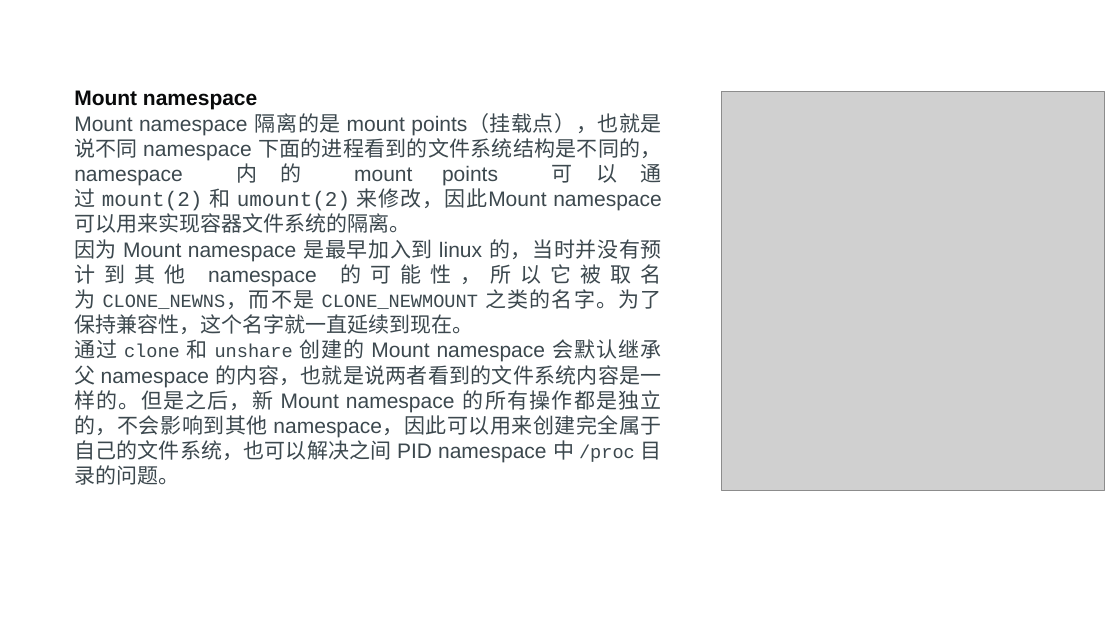
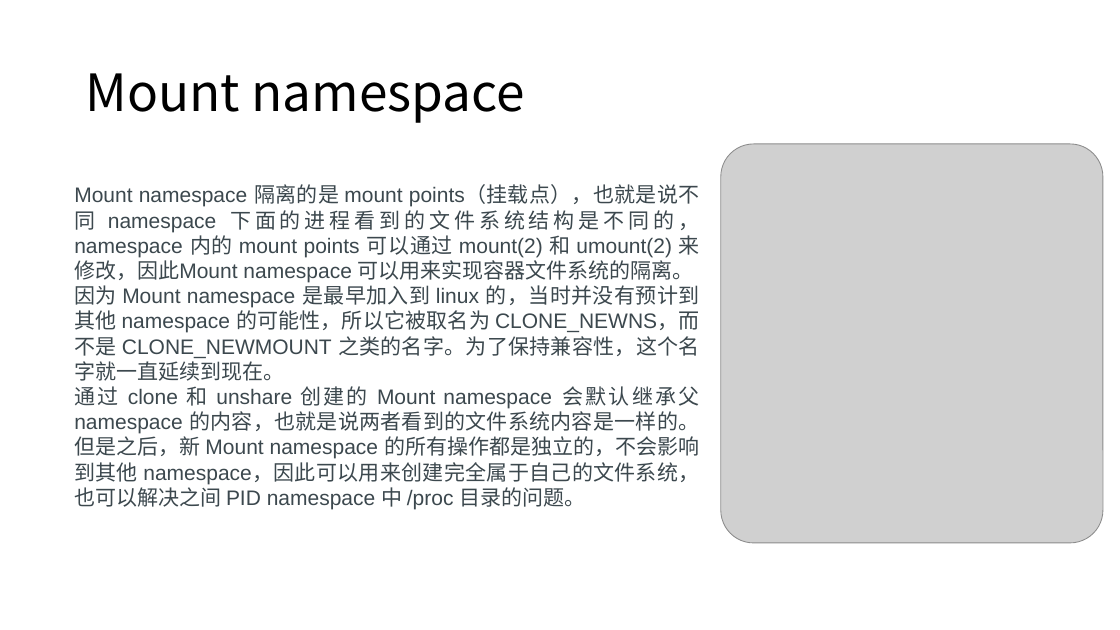
Before and after one commit to axzxs2001/Asp.NetCoreExperiment, a slide deck: slide 9 of Asp.NetCoreExperiment/kubernetes/kubernetes.pptx (slide 7 before the commit). Drawn at 1120x630 pixels with LibreOffice and Linux fonts; fonts in the diff are those of the drawing; grey boxes stand for pictures; background and template pictures are left out. Boxes give left, top, right and bottom in pixels: in the first picture for what was removed or moved away, otherwise in the second. Text is boxed around its words. In the diff, an @@ line names an element or a change of style, - is before the commit and + after.

```diff
--- a/Asp.NetCoreExperiment/kubernetes/kubernetes.pptx
+++ b/Asp.NetCoreExperiment/kubernetes/kubernetes.pptx
@@ title added at (85, 73, 524, 123), 44 pt, text #000000 @@
+Mount namespace
@@ text at (74, 90, 257, 110): paragraph removed @@
-Mount namespace
@@ picture: place and size @@
-picture at (722, 91, 1104, 490)
+picture at (721, 144, 1103, 543)
@@ text "Mount namespace 隔离的是 mount points（挂载点），也就是说不同 ...": place and size @@
-text "Mount namespace 隔离的是 mount points（挂载点），也就是说不同 ..." at (74, 90, 662, 485)
+text "Mount namespace 隔离的是 mount points（挂载点），也就是说不同 ..." at (74, 184, 700, 509)
@@ text "Mount namespace 隔离的是 mount points（挂载点），也就是说不同 ..." at (74, 184, 700, 509): font Courier New to Arial in "mount(2) umount(2)", "CLONE_NEWNS，而不是 CLONE_NEWMOUNT", "clone unshare /proc"; size 16 to 18 pt in "CLONE_NEWNS，而不是 CLONE_NEWMOUNT", "clone unshare /proc" @@
```
Also in this commit, not shown: 12 other slides changed, 4 slides added, 1 slide removed.
